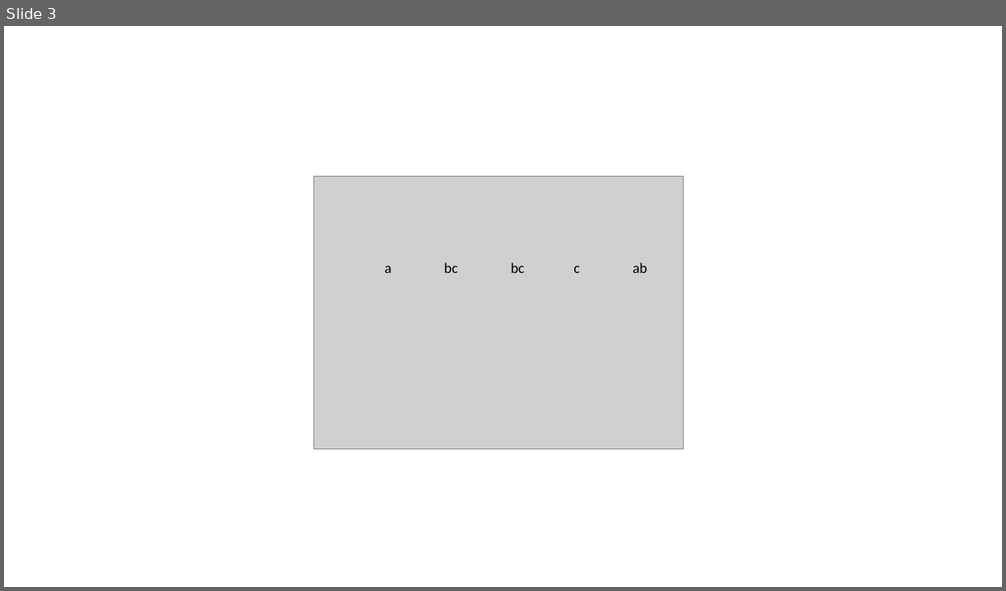
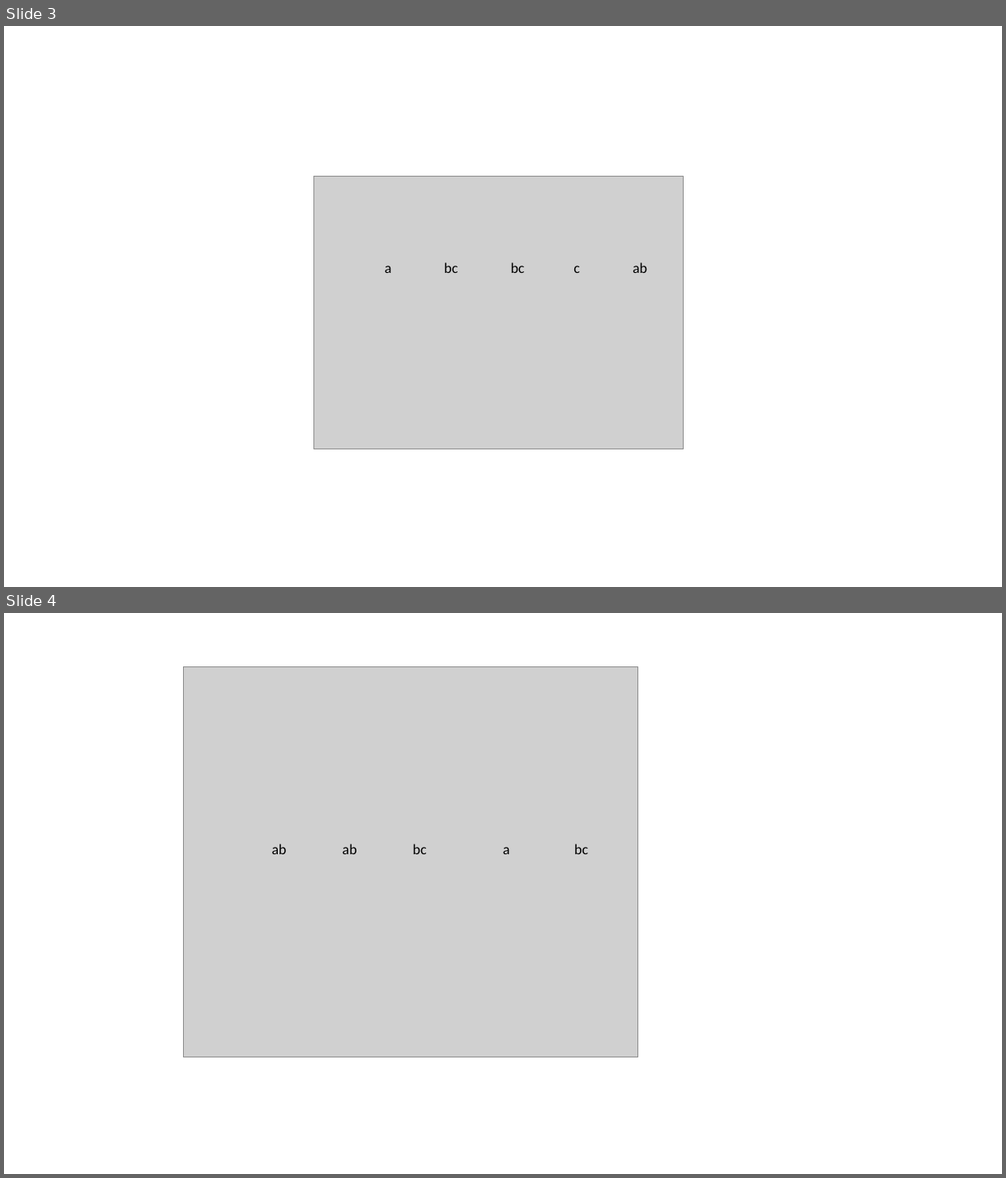
Before and after one commit to Nosa-Osawe/Mosquitoes-modelling-, a slide deck: Notes and others/nbl_glm result.pptx. Shown one above the other, each under a label of ours: slide 3 before the commit, slides 3 and 4 after it. The pictures are 1006x591 and 1006x1178 pixels, drawn with LibreOffice and Linux fonts; fonts in the diff are those of the drawing; grey boxes stand for pictures. Boxes give left, top, right and bottom in pixels: in the first picture for what was removed or moved away, otherwise in the second. Text is boxed around its words. In the diff, an @@ line names an element or a change of style, - is before the commit and + after.

```diff
--- a/Notes and others/nbl_glm result.pptx
+++ b/Notes and others/nbl_glm result.pptx
@@ slide 4 added at box(4, 613, 1002, 1174), background #FFFFFF @@
@@ picture added at box(184, 667, 638, 1058) @@
@@ text added at box(272, 844, 588, 854), 14 pt, text #000000 @@
+ab ab bc a bc
```
Also in this commit, not shown: 2 other slides added, 8 other files.
